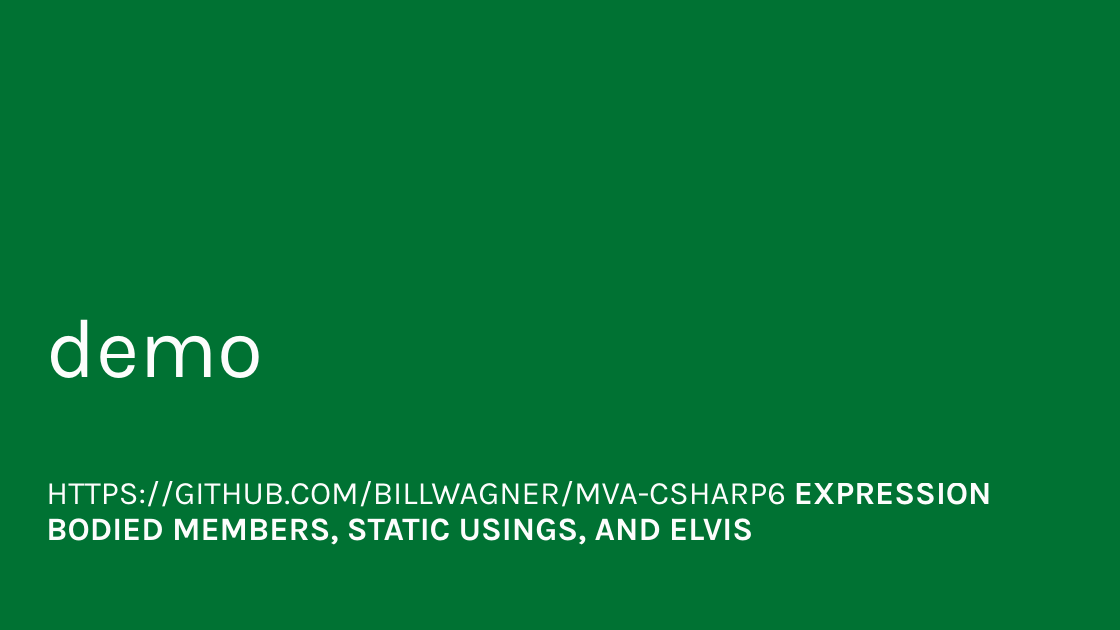
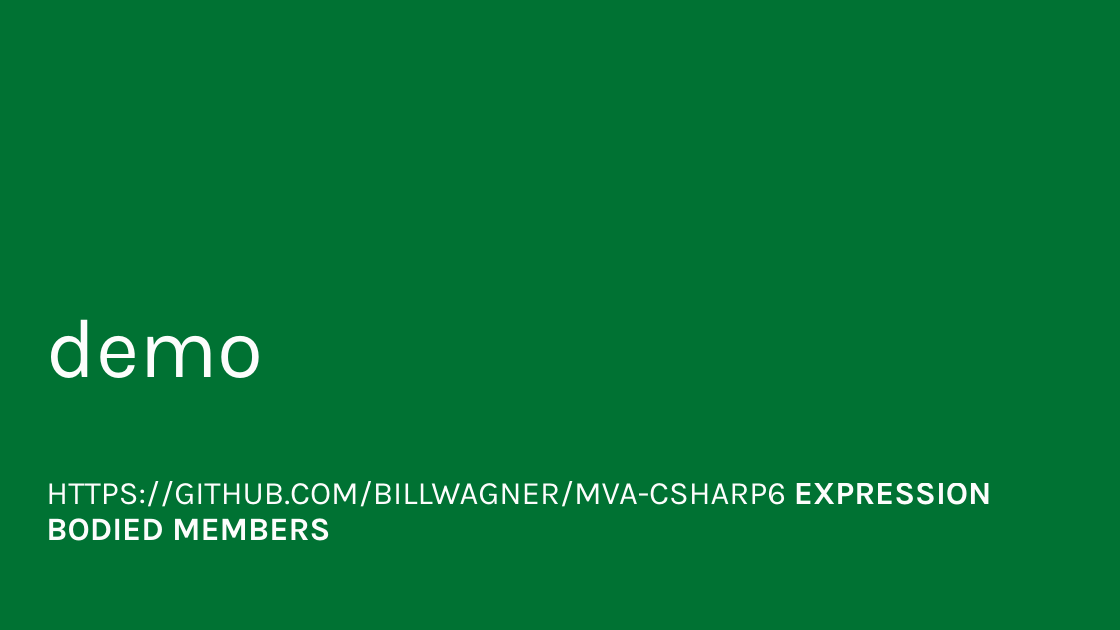
Before and after one commit to BillWagner/MVA-CSharp6, a slide deck: slide 11 of Slides/MVA-What'sNewC#6-Module1.pptx (slide 9 before the commit). Drawn at 1120x630 pixels with LibreOffice and Linux fonts; fonts in the diff are those of the drawing. Boxes give left, top, right and bottom in pixels: in the first picture for what was removed or moved away, otherwise in the second. Text is boxed around its words. In the diff, an @@ line names an element or a change of style, - is before the commit and + after.

```diff
--- a/Slides/MVA-What'sNewC#6-Module1.pptx
+++ b/Slides/MVA-What'sNewC#6-Module1.pptx
@@ subtitle at <box>46,481,992,541</box>: text changed; bold off @@
-HTTPS://GITHUB.COM/BILLWAGNER/MVA-CSHARP6 EXPRESSION BODIED MEMBERS, STATIC USINGS, AND ELVIS
+HTTPS://GITHUB.COM/BILLWAGNER/MVA-CSHARP6 EXPRESSION BODIED MEMBERS
```
Also in this commit, not shown: 6 slides added.
